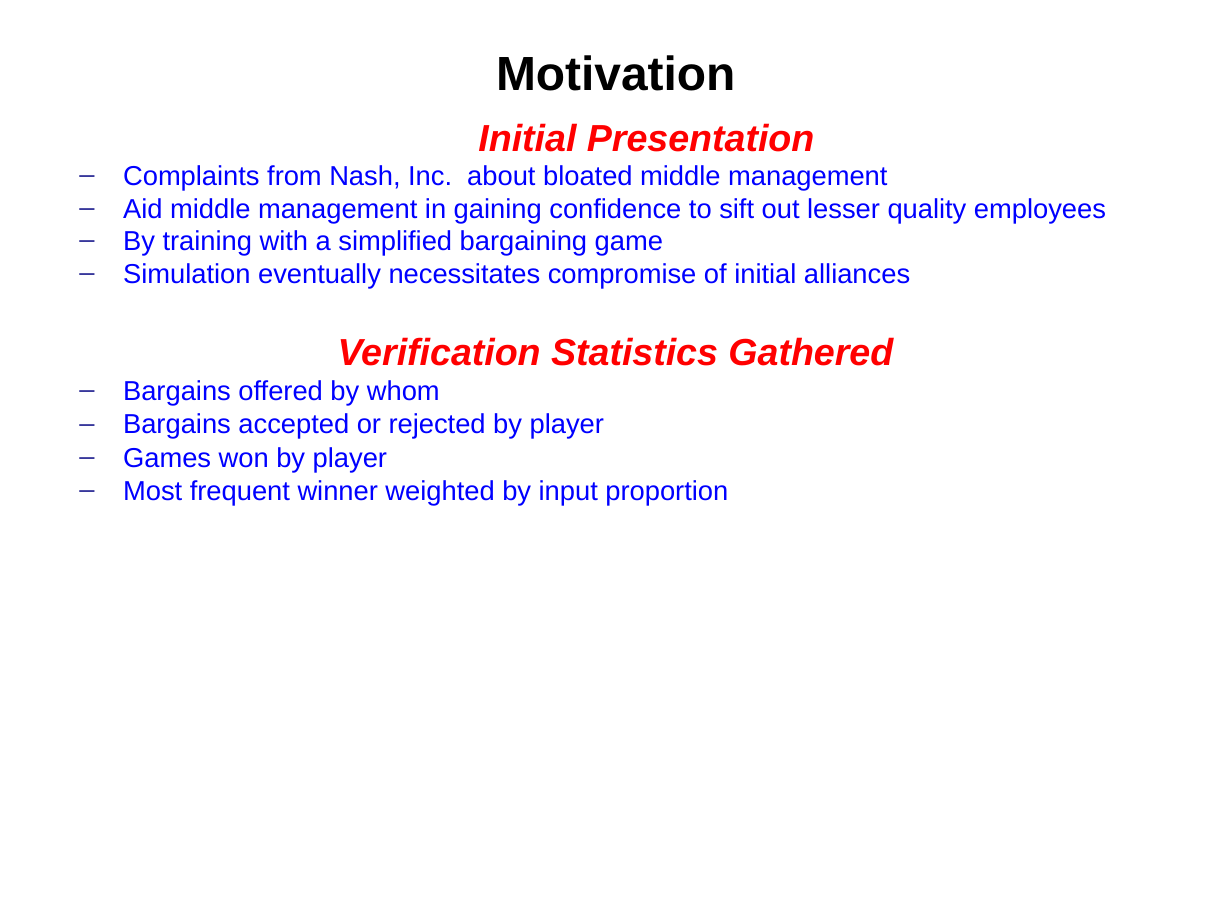
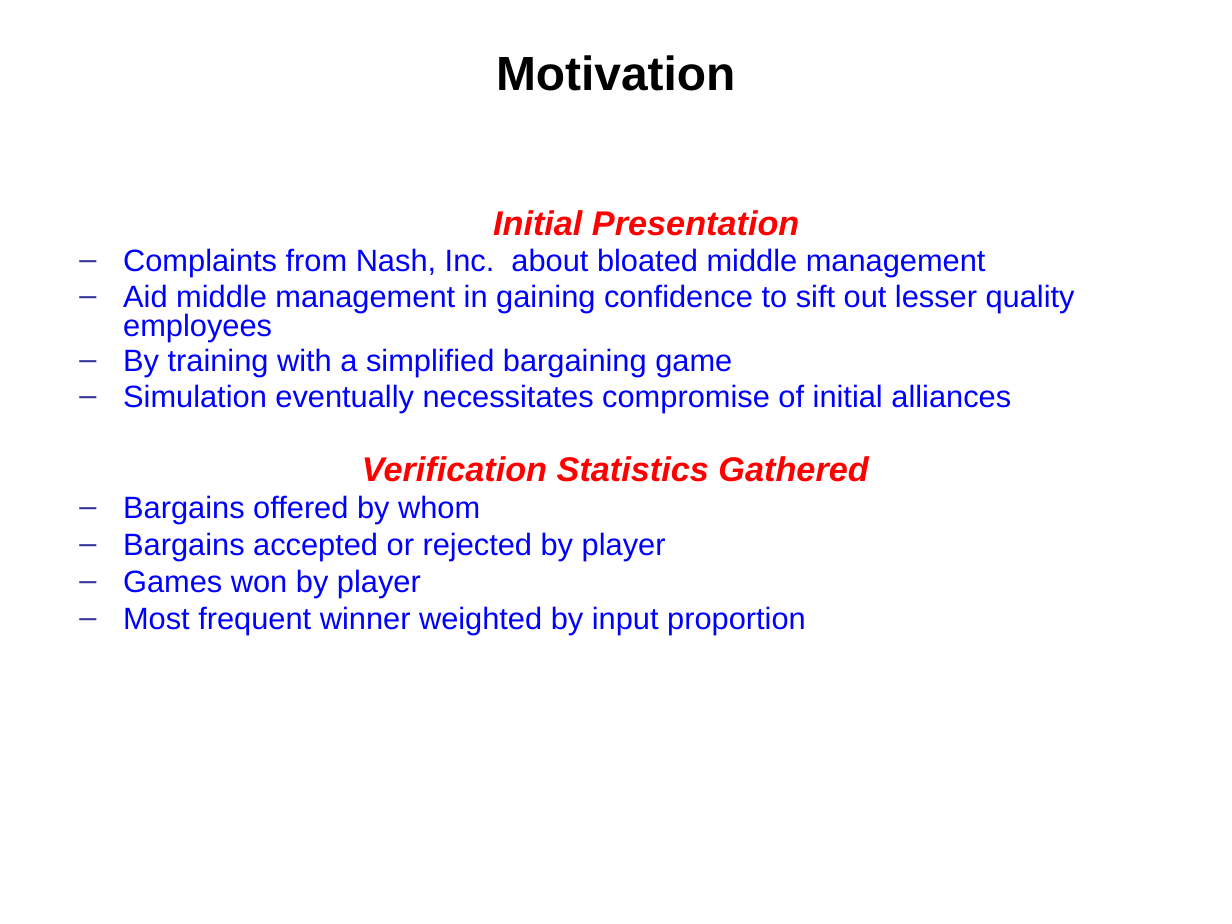
Before and after one commit to Steve132/solongsucker, a slide deck: slide 3 of doc/Presentation.ppt. Drawn at 1232x924 pixels with LibreOffice and Linux fonts; fonts in the diff are those of the drawing. Boxes give left, top, right and bottom in pixels: in the first picture for what was removed or moved away, otherwise in the second. Text is boxed around its words. In the diff, an @@ line names an element or a change of style, - is before the commit and + after.

```diff
--- a/doc/Presentation.ppt
+++ b/doc/Presentation.ppt
@@ text "Initial Presentation" at [123,210,1075,634]: size 22 to 20 pt in "Initial Presentation", "Verification Statistics Gathered"; size 16 to 18 pt in "Complaints from Nash, Inc. about bloated middle ...", "Aid middle management in gaining confidence to ...", "By training with a simplified bargaining game", "Simulation eventually necessitates compromise of initial all ..." and 4 more places @@
```
Also in this commit, not shown: 1 other slide changed, 2 slides added, 2 slides removed.
